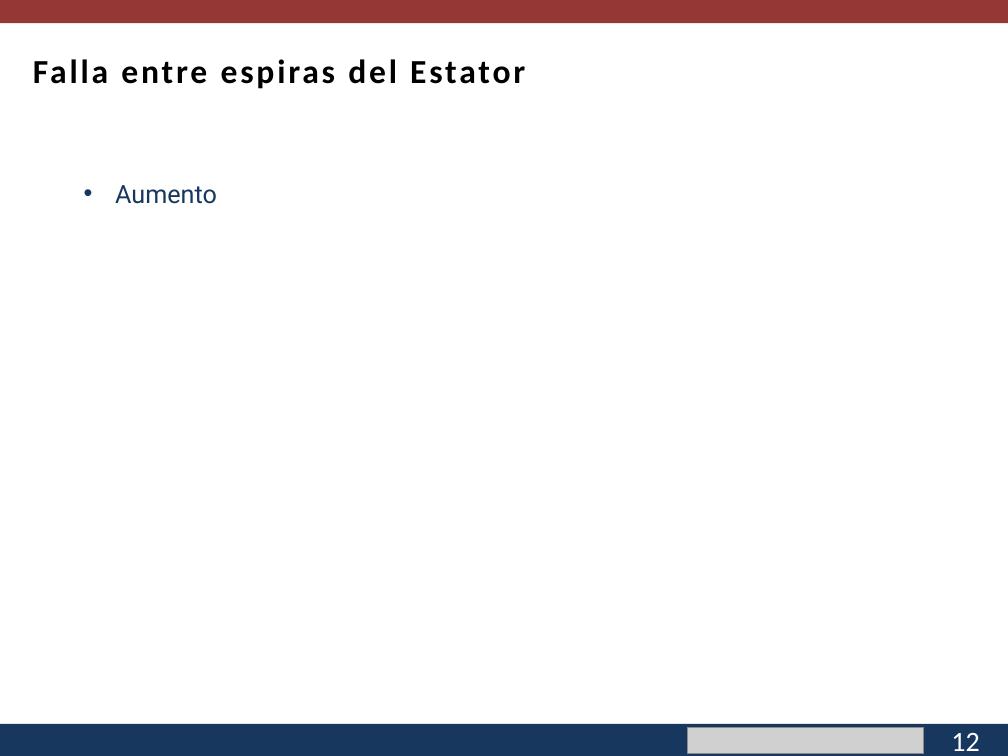
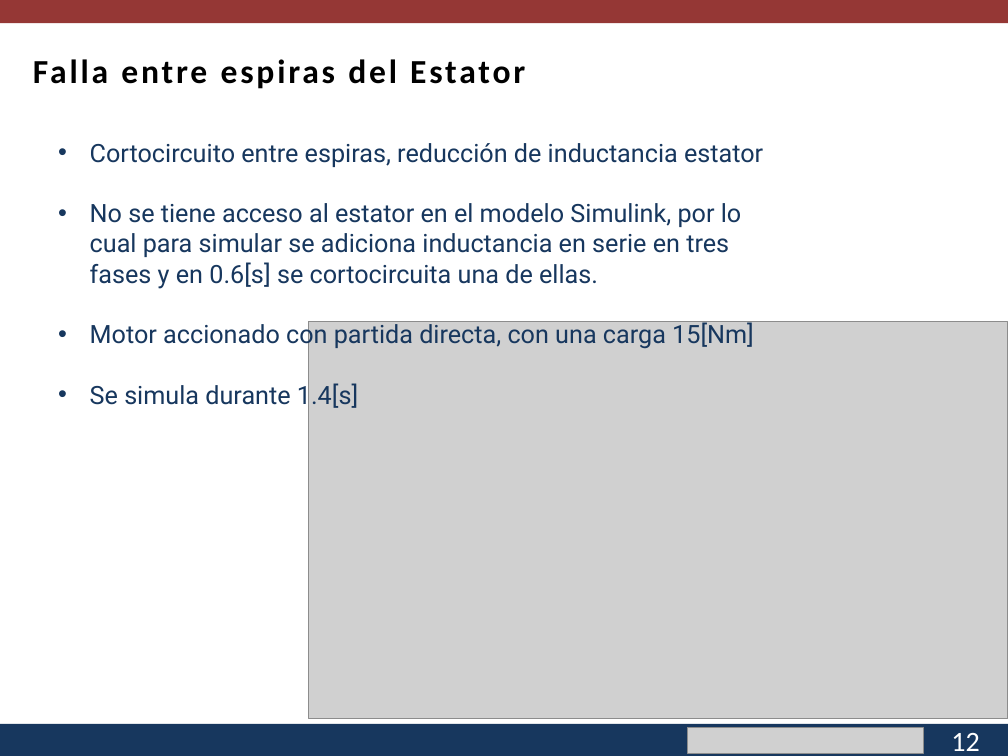
Before and after one commit to cisternashdiego/Proyecto1, a slide deck: slide 13 of Segunda Mesa.pptx. Drawn at 1008x756 pixels with LibreOffice and Linux fonts; fonts in the diff are those of the drawing; grey boxes stand for pictures; background and template pictures are left out. Boxes give left, top, right and bottom in pixels: in the first picture for what was removed or moved away, otherwise in the second. Text is boxed around its words. In the diff, an @@ line names an element or a change of style, - is before the commit and + after.

```diff
--- a/Segunda Mesa.pptx
+++ b/Segunda Mesa.pptx
@@ text at <box>90,143,763,410</box>: text changed @@
-• Aumento
+• Cortocircuito entre espiras, reducción de inductancia estator
+• No se tiene acceso al estator en el modelo Simulink, por lo cual para simular se adiciona inductancia en serie en tres fases y en 0.6[s] se cortocircuita una de ellas.
+• Motor accionado con partida directa, con una carga 15[Nm]
+• Se simula durante 1.4[s]
@@ picture added at <box>308,322,1008,719</box> @@
```
Also in this commit, not shown: 6 other slides changed, 5 slides added, 4 slides removed, 2 other files.
